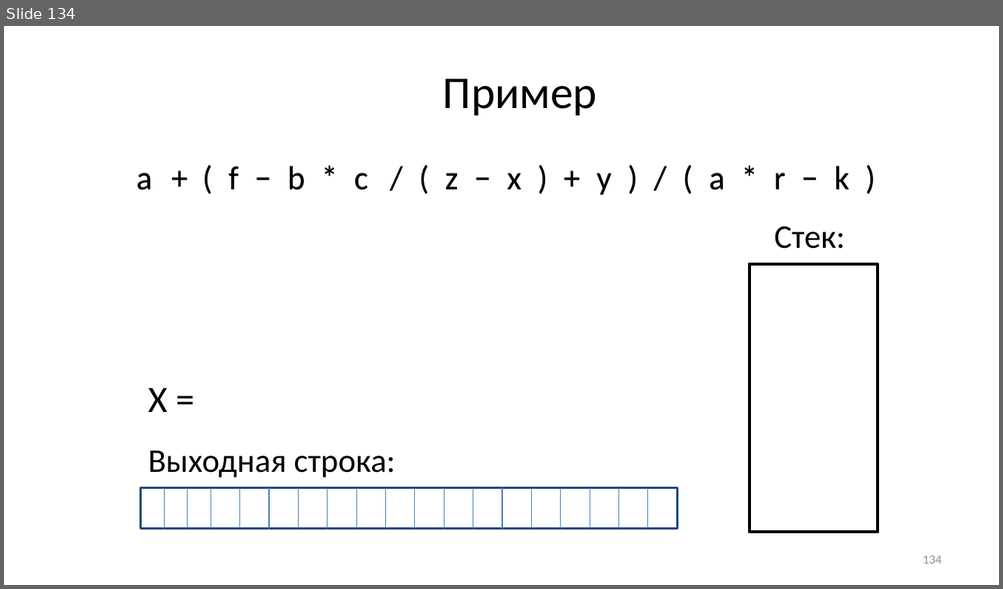
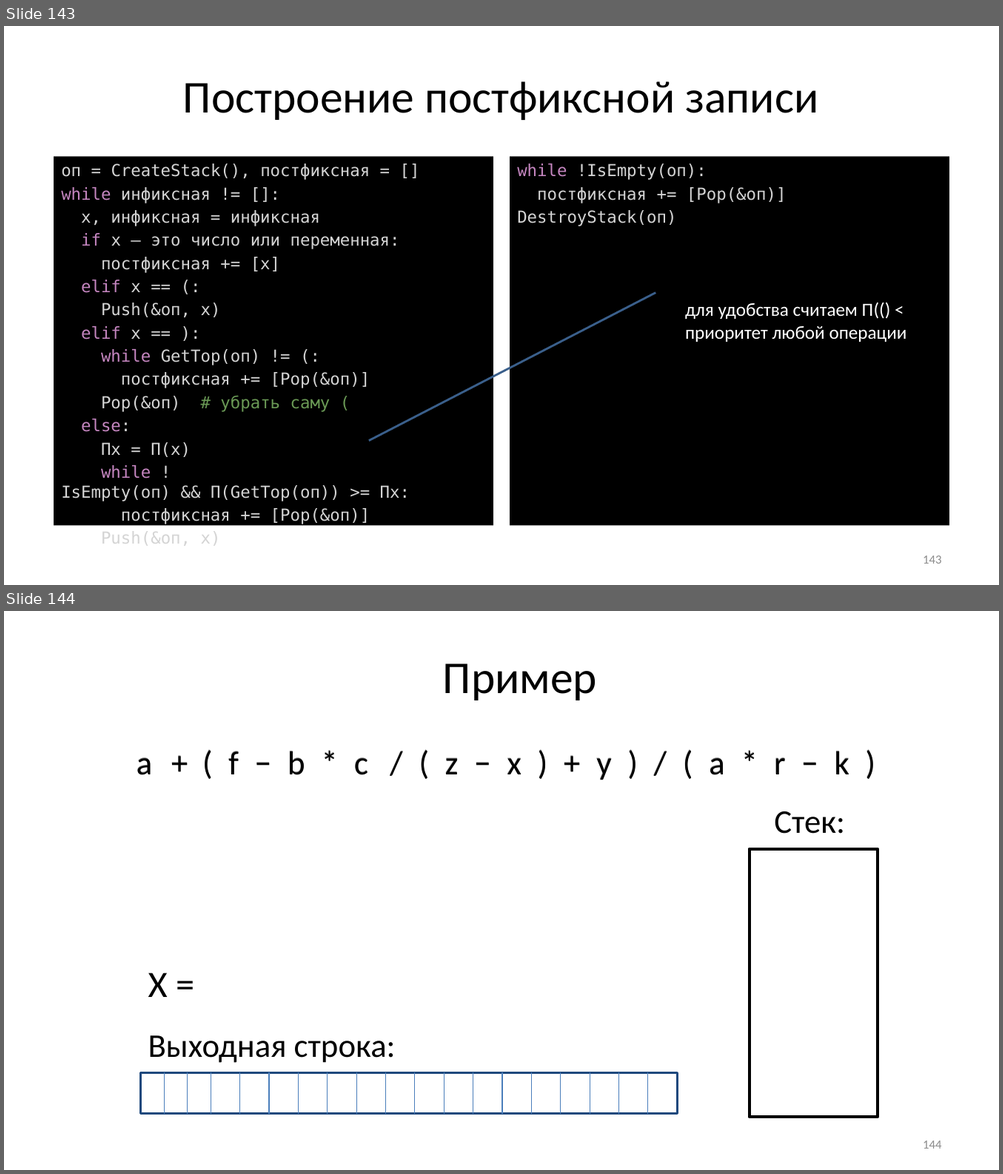
Before and after one commit to Evgueni-Petrov-aka-espetrov/Algorithms-and-Programming-in-C-pptx, a slide deck: 08 Списки.pptx. Shown one above the other, each under a label of ours: slide 134 before the commit, slides 143 and 144 after it. The pictures are 1003x589 and 1003x1174 pixels, drawn with LibreOffice and Linux fonts; fonts in the diff are those of the drawing. Boxes give left, top, right and bottom in pixels: in the first picture for what was removed or moved away, otherwise in the second. Text is boxed around its words. In the diff, an @@ line names an element or a change of style, - is before the commit and + after.

```diff
--- a/08 Списки.pptx
+++ b/08 Списки.pptx
@@ slide 143 added at (x1=4, y1=26, x2=999, y2=585), background #FFFFFF @@
@@ title added at (x1=183, y1=82, x2=818, y2=120), 44 pt, text #000000 @@
+Построение постфиксной записи
@@ text added at (x1=54, y1=156, x2=493, y2=526), fill #000000, 16 pt, text #D4D4D4 @@
+оп = CreateStack(), постфиксная = []
+while инфиксная != []:
+х, инфиксная = инфиксная
+if х – это число или переменная:
+постфиксная += [х]
+elif х == (:
+Push(&оп, х)
+elif х == ):
+while GetTop(оп) != (:
+постфиксная += [Pop(&оп)]
+Pop(&оп) # убрать саму (
+else:
+Пх = П(x)
+while !IsEmpty(оп) && П(GetTop(оп)) >= Пх:
+постфиксная += [Pop(&оп)]
+Push(&оп, х)
@@ text added at (x1=510, y1=156, x2=949, y2=526), fill #000000, 16 pt, text #D4D4D4 @@
+while !IsEmpty(оп):
+постфиксная += [Pop(&оп)]
+DestroyStack(оп)
@@ callout added at (x1=677, y1=277, x2=943, y2=365), outline #3A5F8C 2 pt, 18 pt, text #FFFFFF @@
+для удобства считаем П(() < приоритет любой операции
@@ page number added at (x1=922, y1=556, x2=941, y2=564), 12 pt, text #8C8C8C @@
+143
@@ what was slide 134 is now slide 144 @@
@@ page number at (x1=922, y1=1141, x2=941, y2=1149): text changed @@
-134
+144
```
Also in this commit, not shown: 7 slides changed, 26 other slides added, 8 slides removed.
